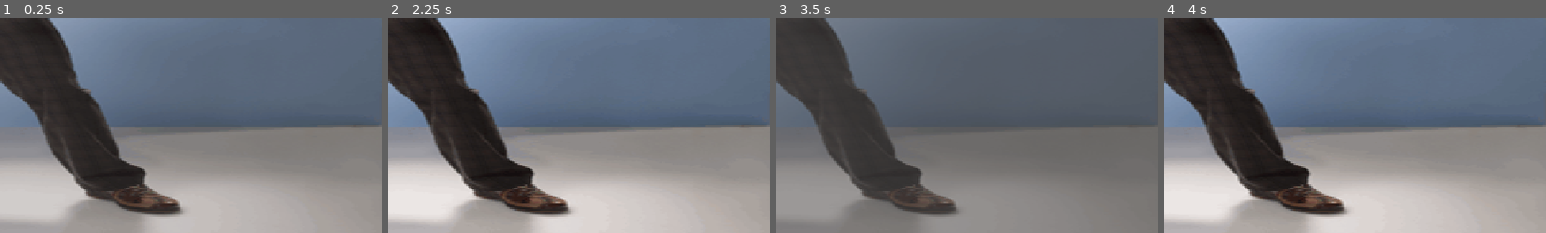
Above: before the commit, frames 1-4 (left to right).
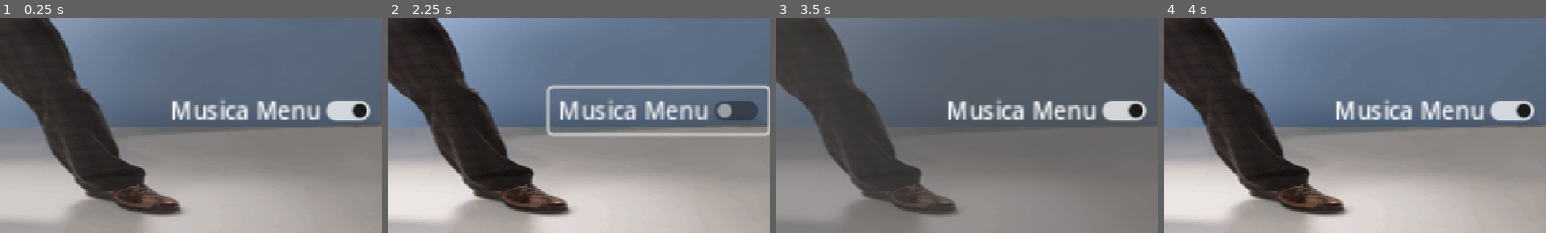
Above: after the commit, the same moments.

Repository: CaFranca/Johnrney_MAT-C
Game: Godot game, scene res://scenes/main_menu.tscn
Two runs of this game, one before a commit and one after it. Both use one fixed random seed, a clock stepped at 60 frames per second and the inputs below.
Inputs (mouse positions are % of the whole screen's width and height, from its top left):
- Up to frame 1 (0.25 s): no input
- Up to frame 2 (2.25 s): click (85, 71) at 0.5 s, where only the run after the commit has a clickable "Musica Menu"; click "Iniciar" at 1.25 s; click (85, 71) at 2 s, where only the run after the commit has a clickable "Musica Menu"
- Up to frame 3 (3.5 s): click "Voltar" at 2.75 s
- Up to frame 4 (4 s): move the mouse to (72, 45) at 3.52 s
The pictures show only the part of the screen within x 50-100%, y 50-100%; the shares and areas given below are measured in that part.

The runs differ from the first frame. In frame 1, 3.2% of the frame differs, in the area x 45-97%, y 37-48%; in frame 2, 5.2%, in the area x 41-100%, y 30-55%; in frame 3, 3.2%; in frame 4, 3.2%.

Commit message:
Botão que desliga a musica criado para a seleção de modos

Diff:
--- a/new-game-project/assets/audio/autoload/Menu_MusicController.tscn
+++ b/new-game-project/assets/audio/autoload/Menu_MusicController.tscn
@@ -1,8 +1,10 @@
-[gd_scene load_steps=2 format=3 uid="uid://jgxekmxrsyyn"]
+[gd_scene load_steps=3 format=3 uid="uid://jgxekmxrsyyn"]
 
 [ext_resource type="AudioStream" uid="uid://dmm5471qbes4g" path="res://assets/audio/music/menu/main_menu.ogg" id="1_4fbef"]
+[ext_resource type="Script" uid="uid://cak22pd7bfidv" path="res://scripts/menu_music_controller.gd" id="1_n7yh8"]
 
 [node name="MusicController" type="Node"]
+script = ExtResource("1_n7yh8")
 
 [node name="AudioStreamPlayer" type="AudioStreamPlayer" parent="."]
 stream = ExtResource("1_4fbef")
--- a/new-game-project/project.godot
+++ b/new-game-project/project.godot
@@ -16,6 +16,10 @@
 config/icon="res://icon.svg"
 run/size/viewport_width=1280
 
+[audio]
+
+buses/default_bus_layout=""
+
 [autoload]
 
 MusicController="*res://assets/audio/autoload/Menu_MusicController.tscn"
--- a/new-game-project/scenes/Selection_mode_menu.tscn
+++ b/new-game-project/scenes/Selection_mode_menu.tscn
@@ -163,9 +163,19 @@
 stream = ExtResource("4_12ngo")
 volume_db = -20.0
 
+[node name="Musica2" type="CheckButton" parent="."]
+offset_left = 910.0
+offset_top = 477.0
+offset_right = 1061.0
+offset_bottom = 508.0
+scale = Vector2(2.425, 2.425)
+button_pressed = true
+text = "Musica Menu"
+
 [connection signal="pressed" from="MarginContainer/HBoxContainer/VBoxContainer/sum" to="." method="_on_sum_pressed"]
 [connection signal="pressed" from="MarginContainer/HBoxContainer/VBoxContainer/minus" to="." method="_on_minus_pressed"]
 [connection signal="pressed" from="MarginContainer/HBoxContainer/VBoxContainer/times" to="." method="_on_times_pressed"]
 [connection signal="pressed" from="MarginContainer/HBoxContainer/VBoxContainer/div" to="." method="_on_div_pressed"]
 [connection signal="pressed" from="MarginContainer/HBoxContainer/VBoxContainer/all" to="." method="_on_all_pressed"]
 [connection signal="pressed" from="MarginContainer/HBoxContainer/VBoxContainer/back" to="." method="_on_back_pressed"]
+[connection signal="toggled" from="Musica2" to="." method="_on_musica_2_toggled"]
--- a/new-game-project/scenes/main_menu.tscn
+++ b/new-game-project/scenes/main_menu.tscn
@@ -160,6 +160,16 @@
 stream = ExtResource("4_8ln24")
 volume_db = -20.0
 
+[node name="Musica" type="CheckButton" parent="."]
+layout_mode = 0
+offset_left = 910.0
+offset_top = 477.0
+offset_right = 1061.0
+offset_bottom = 508.0
+scale = Vector2(2.425, 2.425)
+button_pressed = true
+text = "Musica Menu"
+
 [connection signal="mouse_entered" from="MarginContainer/HBoxContainer/VBoxContainer/start" to="." method="_on_start_mouse_entered"]
 [connection signal="pressed" from="MarginContainer/HBoxContainer/VBoxContainer/start" to="." method="_on_start_pressed"]
 [connection signal="mouse_entered" from="MarginContainer/HBoxContainer/VBoxContainer/credits" to="." method="_on_credits_mouse_entered"]
@@ -168,3 +178,4 @@
 [connection signal="pressed" from="MarginContainer/HBoxContainer/VBoxContainer/cavibezz" to="." method="_on_cavibezz_pressed"]
 [connection signal="mouse_entered" from="MarginContainer/HBoxContainer/VBoxContainer/quit" to="." method="_on_quit_mouse_entered"]
 [connection signal="pressed" from="MarginContainer/HBoxContainer/VBoxContainer/quit" to="." method="_on_quit_pressed"]
+[connection signal="toggled" from="Musica" to="." method="_on_musica_toggled"]
--- a/new-game-project/scenes/mode_gameplay.tscn
+++ b/new-game-project/scenes/mode_gameplay.tscn
@@ -61,7 +61,7 @@
 text = "Voltar para o menu"
 
 [node name="SpawnTimer" type="Timer" parent="."]
-wait_time = 5.0
+wait_time = 3.5
 autostart = true
 
 [node name="FallingQuestion" parent="." instance=ExtResource("4_wr2py")]
--- a/new-game-project/scripts/Selection_mode_menu.gd
+++ b/new-game-project/scripts/Selection_mode_menu.gd
@@ -4,10 +4,8 @@
 @onready var button_click=$buttonclick
 
 func _ready():
-	var player = MusicController.get_node("AudioStreamPlayer") #pegando a musica, esta em autoload
+	await get_tree().process_frame
 
-	if not player.playing:
-		player.play() #tocando a musica
 func _start_game_with_mode(mode: String) -> void:
 	button_click.play()
 	await button_click.finished
@@ -47,3 +45,7 @@
 	button_click.play()
 	await button_click.finished
 	get_tree().change_scene_to_file("res://scenes/main_menu.tscn")
+
+
+func _on_musica_2_toggled(toggled_on: bool) -> void:
+	MusicController.toggle_music(toggled_on)
--- a/new-game-project/scripts/main_menu.gd
+++ b/new-game-project/scripts/main_menu.gd
@@ -2,10 +2,6 @@
 
 @onready var button_click=$buttonclick
 
-func _ready():
-	var player = MusicController.get_node("AudioStreamPlayer") #pegando a musica, esta em autoload
-	if not player.playing:
-		player.play() #tocando a musica
 
 func _on_start_pressed() -> void:
 	print("Botão start clicado")
@@ -47,3 +43,7 @@
 func _on_cavibezz_mouse_entered() -> void:
 	$mouse_entered.play()
 	await $mouse_entered.finished
+
+
+func _on_musica_toggled(toggled_on: bool) -> void:
+	MusicController.toggle_music(toggled_on)
--- /dev/null
+++ b/new-game-project/scripts/menu_music_controller.gd
@@ -0,0 +1,16 @@
+extends Node
+
+var music_enabled := true
+@onready var player = $AudioStreamPlayer
+
+func toggle_music(enabled: bool) -> void:
+	music_enabled = enabled
+	if music_enabled:
+		if not player.playing:
+			player.play()
+	else:
+		player.stop()
+
+func play_music_if_enabled():
+	if music_enabled and not player.playing:
+		player.play()
Not shown, added: new-game-project/scripts/menu_music_controller.gd.uid
